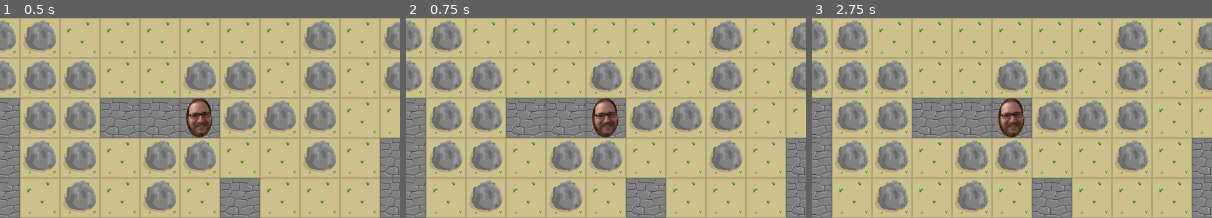
Above: before the commit, frames 1-3 (left to right).
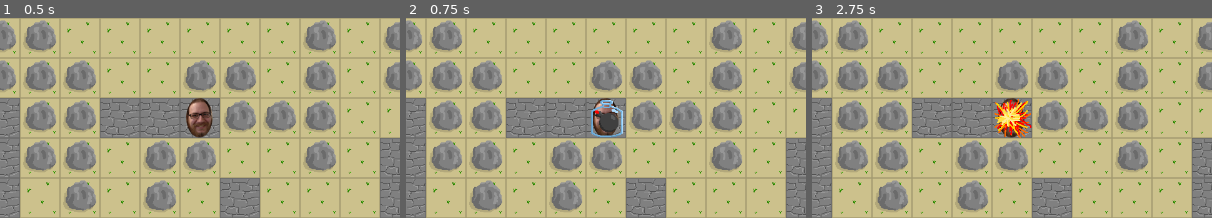
Above: after the commit, the same moments.

Repository: tierriminator/bombyboi
Game: Godot game, scene res://map.tscn
Same seed, same stepped clock (60 frames per second), same inputs: the game is played once before the commit and once after it.
Inputs:
- Up to frame 1 (0.5 s): no input
- Up to frame 2 (0.75 s): tap Enter at 0.5 s
- Up to frame 3 (2.75 s): tap Space at 1.25 s; tap Enter at 2 s
The pictures show only the part of the screen within x 18-68%, y 10-60%; the shares and areas given below are measured in that part.

Frame 1 is identical in both runs. In frame 2, 0.8% of the frame differs, in the area x 46-55%, y 41-60%; in frame 3, 1.1%, in the area x 45-55%, y 40-60%.

Commit message:
move tierry

Diff:
--- a/bombyboi/map.gd
+++ b/bombyboi/map.gd
@@ -62,7 +62,7 @@
 
 func create_player(player: int) -> void:
 	var psc = player_scene.instantiate()
-	psc.player_id = player
+	psc.player_id = player + 1
 	psc.get_node("Sprite2D").texture = faces[player]
 	psc.set_position(terrain.map_to_local(get_random_spawn()))
 	add_child(psc)
